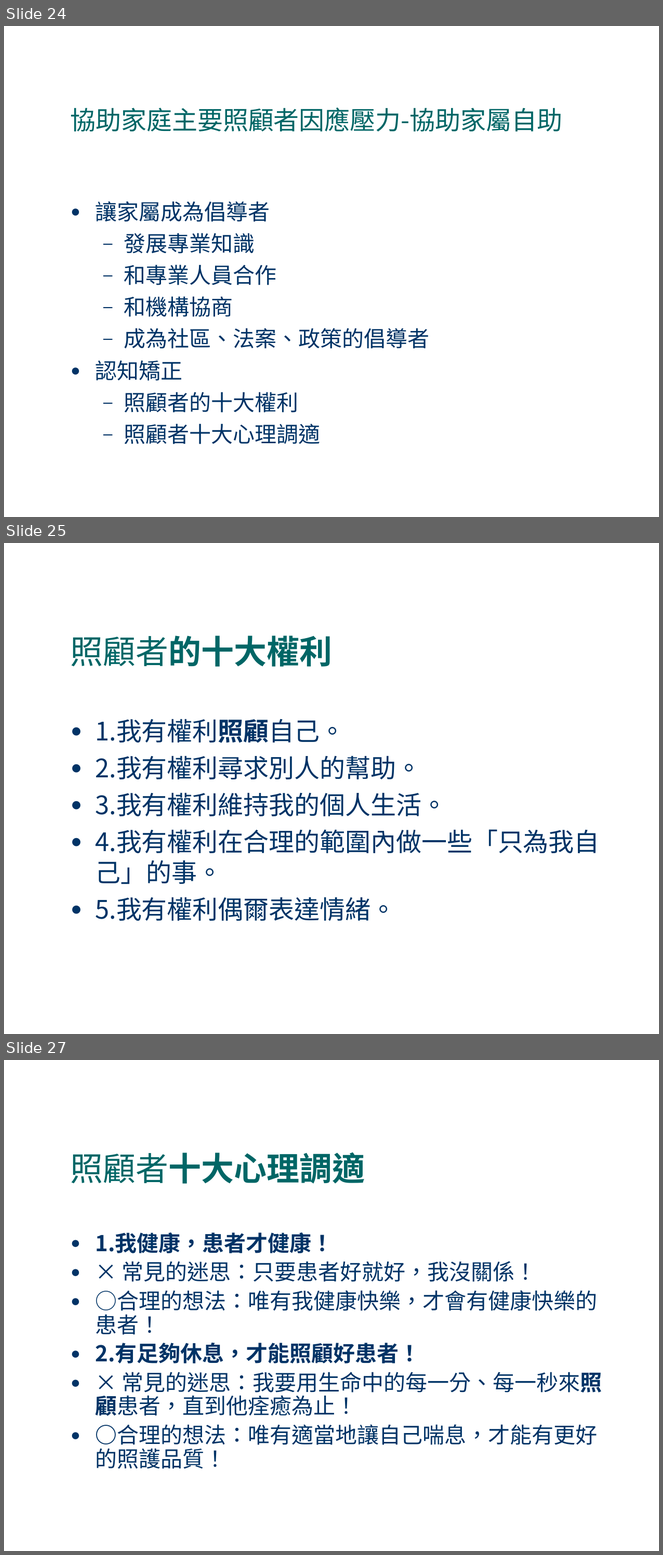
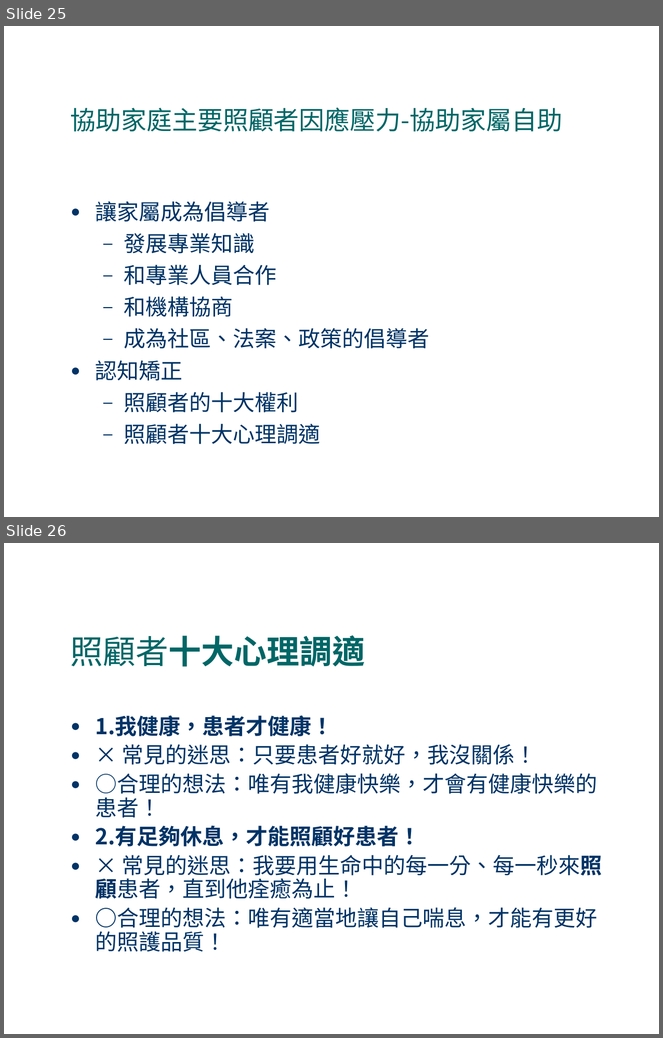
Before and after one commit to fhopecc/stxt, a slide deck: doc/tutorial/home_care.odp. Shown one above the other, each under a label of ours: slides 24, 25 and 27 before the commit, slides 25 and 26 after it; the slides between them are not shown. The pictures are 663x1555 and 663x1038 pixels, drawn with LibreOffice and Linux fonts; fonts in the diff are those of the drawing. Boxes give left, top, right and bottom in pixels: in the first picture for what was removed or moved away, otherwise in the second. Text is boxed around its words. In the diff, an @@ line names an element or a change of style, - is before the commit and + after.

```diff
--- a/doc/tutorial/home_care.odp
+++ b/doc/tutorial/home_care.odp
@@ slide 25 removed at bbox=[4, 543, 659, 1034], background #FFFFFF @@
@@ title removed at bbox=[71, 636, 333, 667] @@
-照顧者的十大權利
@@ text removed at bbox=[95, 719, 600, 921] @@
-● 1.我有權利照顧自己。
-● 2.我有權利尋求別人的幫助。
-● 3.我有權利維持我的個人生活。
-● 4.我有權利在合理的範圍內做一些「只為我自己」的事。
-● 5.我有權利偶爾表達情緒。
@@ what was slide 24 is now slide 25 @@
@@ what was slide 27 is now slide 26 @@
```
Also in this commit, not shown: 2 slides changed, 1 slide added, 1 other slide removed.
